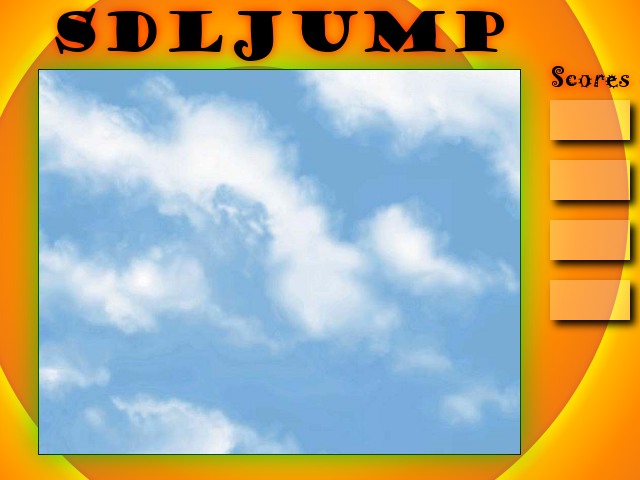
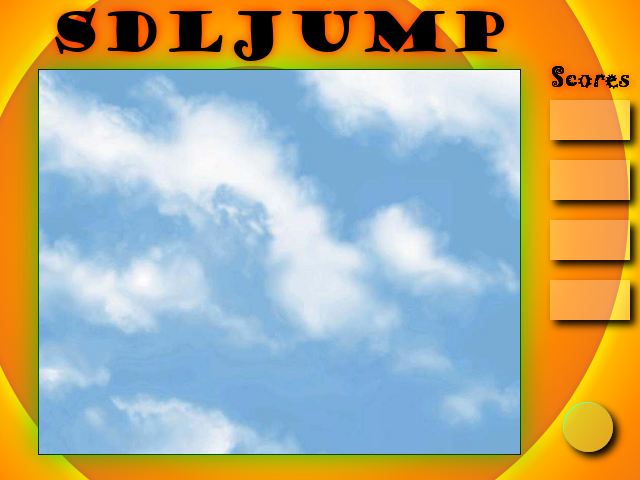
Layers edited between the first and the second 640px x 480px image:
added layer "Highlight#4" above "Shadow#4" over (563, 402, 613, 452)
added layer "Shadow#4" above "Scores#1" over (561, 400, 626, 465)
added layer "Scores#1" above "Scores" over (552, 66, 629, 89)
painted on "Scores" over (552, 66, 629, 89)
